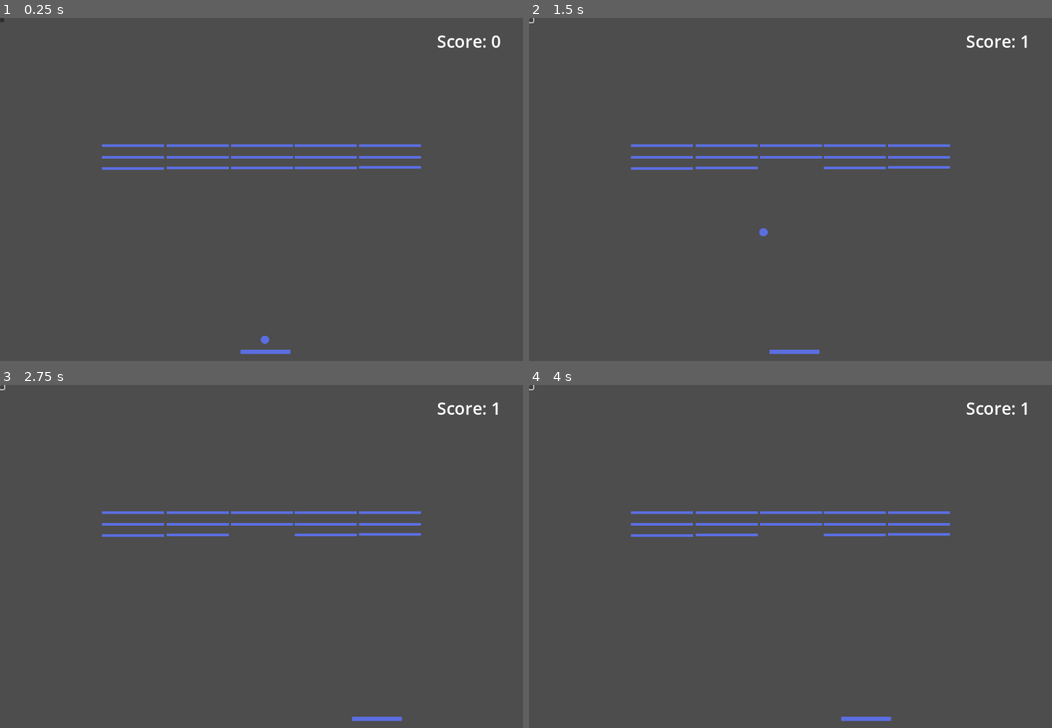
Above: before the commit, frames 1-4 (two rows, left to right).
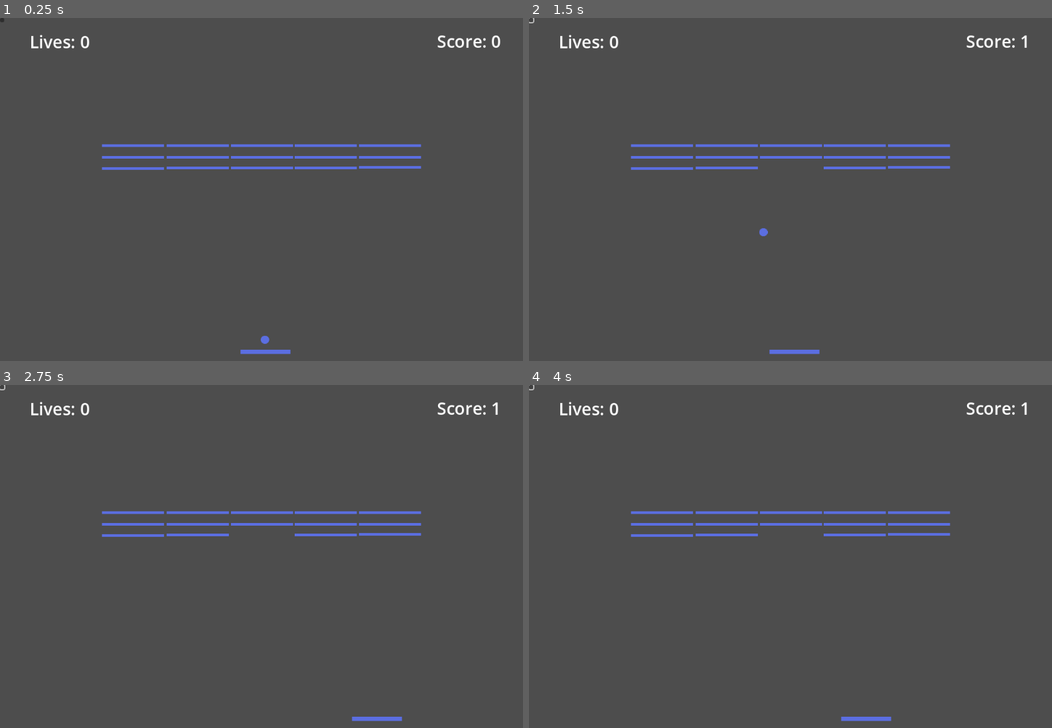
Above: after the commit, the same moments.

Repository: Dripcoding/godot-breakout2d
Game: Godot game, scene res://scenes/main.tscn
Two runs of this game, one before a commit and one after it. Both use one fixed random seed, a clock stepped at 60 frames per second and the inputs below.
Inputs (mouse positions are in pixels of both pictures, inside the frame that each line leads up to):
- Up to frame 1 (0.25 s): no input
- Up to frame 2 (1.5 s): click (529, 21) at 0.5 s; click (529, 21) at 1.25 s
- Up to frame 3 (2.75 s): tap Enter at 2 s; hold Right (move_right) from 2.03 s (still down)
- Up to frame 4 (4 s): release Right (move_right) at 2.78 s; hold Left (move_left) 2.78-3.53 s; hold Right (move_right) from 3.53 s (still down)

The runs differ from the first frame. In frame 1, 0.2% of the frame differs, in the area x 5-18%, y 4-9%; in frame 2, 0.2%; in frame 3, 0.2%; in frame 4, 0.2%.

Commit message:
Update PlayerLivesLabel position and font size

Diff:
--- a/scenes/main.tscn
+++ b/scenes/main.tscn
@@ -60,8 +60,13 @@
 
 [node name="PlayerLivesLabel" type="Label" parent="Hud"]
 unique_name_in_owner = true
-offset_right = 40.0
-offset_bottom = 23.0
+offset_left = 56.0
+offset_top = 22.0
+offset_right = 168.0
+offset_bottom = 67.0
+theme_override_font_sizes/font_size = 32
+text = "Lives: 0"
+horizontal_alignment = 1
 
 [node name="StartGameBtn" type="Button" parent="Hud"]
 unique_name_in_owner = true
